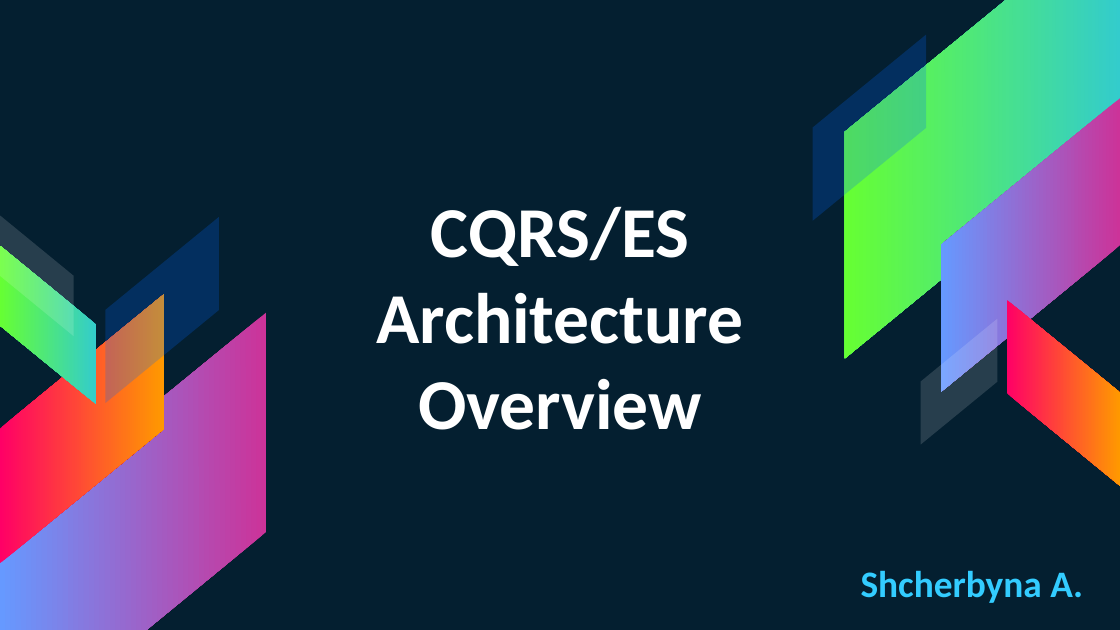
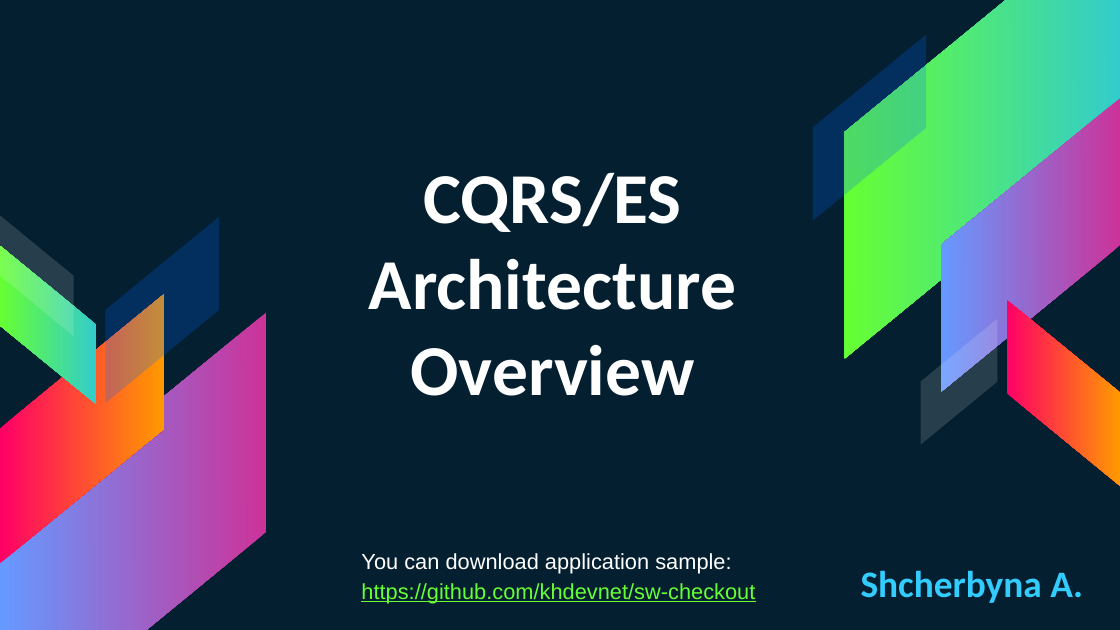
Before and after one commit to khdevnet/cqrs-architecture, a slide deck: slide 1 of docs/presentation/CQRS-EventSourcing-Architecture-Overview.pptx. Drawn at 1120x630 pixels with LibreOffice and Linux fonts; fonts in the diff are those of the drawing. Boxes give left, top, right and bottom in pixels: in the first picture for what was removed or moved away, otherwise in the second. Text is boxed around its words. In the diff, an @@ line names an element or a change of style, - is before the commit and + after.

```diff
--- a/docs/presentation/CQRS-EventSourcing-Architecture-Overview.pptx
+++ b/docs/presentation/CQRS-EventSourcing-Architecture-Overview.pptx
@@ title "CQRS/ES Architecture Overview": place and size @@
-title "CQRS/ES Architecture Overview" at [376,206,743,430]
+title "CQRS/ES Architecture Overview" at [369,172,736,396]
@@ text added at [361,553,755,603], 14 pt, text #66FF33, underline @@
+You can download application sample:
+https://github.com/khdevnet/sw-checkout
```
Also in this commit, not shown: 5 other slides changed, 5 slides added, 5 slides removed, 2 other files.
